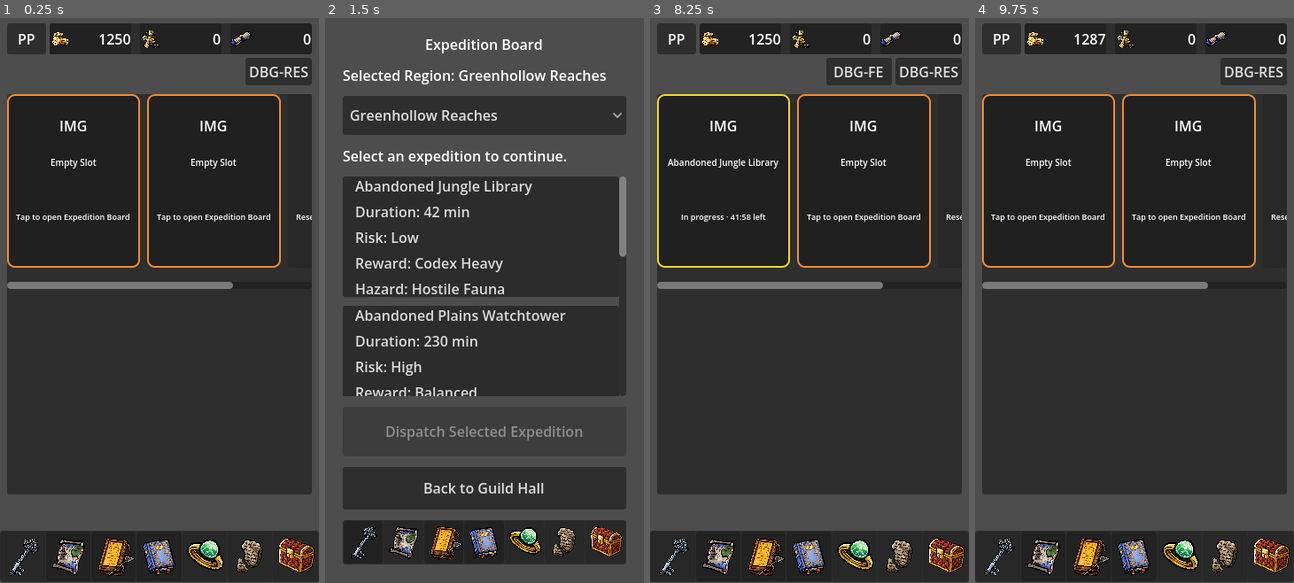
Above: before the commit, frames 1-4 (left to right).
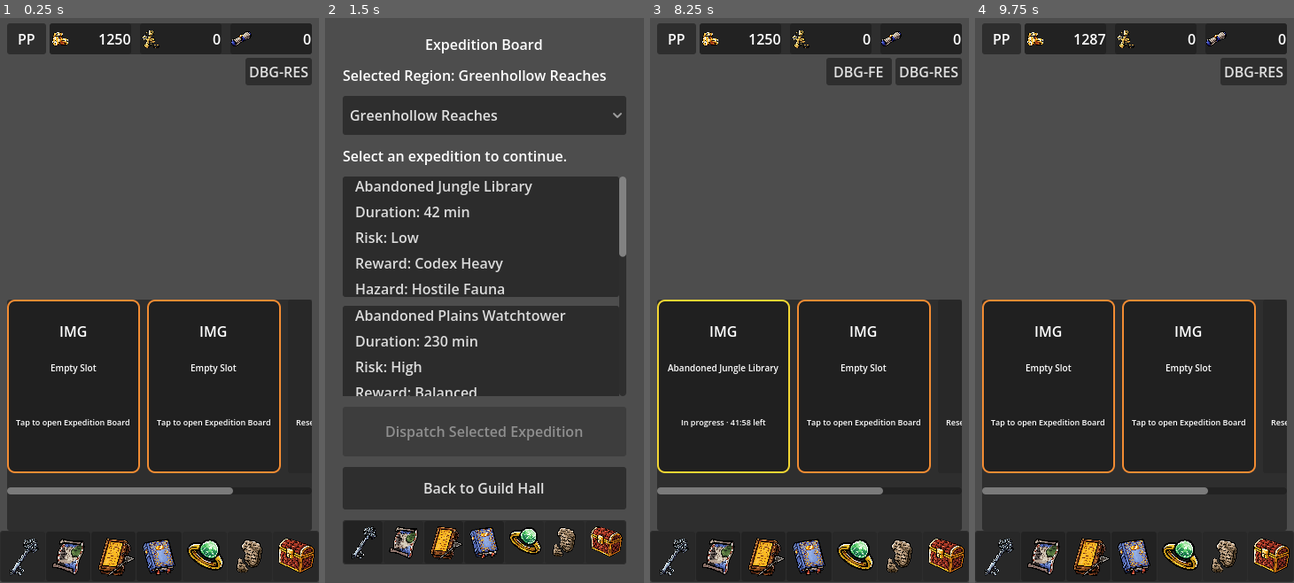
Above: after the commit, the same moments.

Repository: Navandis/expedition-guild-idle
Game: Godot game, scene res://scenes/main/Main.tscn
Same seed, same stepped clock (60 frames per second), same inputs: the game is played once before the commit and once after it.
Inputs (mouse positions are in pixels of both pictures, inside the frame that each line leads up to; where the layout moved, square brackets give the same spot in the first picture):
- Up to frame 1 (0.25 s): no input
- Up to frame 2 (1.5 s): click "DBG-RES" at 0.5 s; click (398, 385) [398, 181] at 1.25 s
- Up to frame 3 (8.25 s): click "Greenhollow Reaches" at 2 s; click (806, 238) at 2.75 s; click (806, 368) at 3.52 s; click (806, 492) at 4.27 s; click (863, 385) [863, 181] at 5 s; click (806, 238) at 5.77 s; click "Dispatch Selected Expedition" at 6.5 s; click "Confirm Dispatch" at 7.25 s; click (688, 543) at 8 s
- Up to frame 4 (9.75 s): click "DBG-FE" at 8.75 s; click "Collect Rewards" at 9.5 s

The runs differ from the first frame. In frame 1, 44% of the frame differs, in the area x 2-98%, y 13-91%; in frame 2, nothing differs; in frame 3, 44%; in frame 4, 44%.
Error after the commit: Invalid access to property or key 'position' on a base object of type 'Nil'. (res://scripts/ui/GuildHallController.gd:123)

Commit message:
Constrain guild hall expedition section to dynamic middle bounds

Diff:
--- a/scripts/ui/GuildHallController.gd
+++ b/scripts/ui/GuildHallController.gd
@@ -48,6 +48,8 @@
 @onready var _slot_one_state_label: Label = $ExpeditionSectionPanel/ExpeditionSectionMargin/ExpeditionSectionColumn/ExpeditionSlotsScroller/ExpeditionSlotsRow/SlotOneCard/Margin/Content/SlotOneStateLabel
 @onready var _slot_two_name_label: Label = $ExpeditionSectionPanel/ExpeditionSectionMargin/ExpeditionSectionColumn/ExpeditionSlotsScroller/ExpeditionSlotsRow/SlotTwoCard/Margin/Content/SlotTwoNameLabel
 @onready var _slot_two_state_label: Label = $ExpeditionSectionPanel/ExpeditionSectionMargin/ExpeditionSectionColumn/ExpeditionSlotsScroller/ExpeditionSlotsRow/SlotTwoCard/Margin/Content/SlotTwoStateLabel
+@onready var _expedition_section_panel: PanelContainer = $ExpeditionSectionPanel
+@onready var _bottom_nav_safe: MarginContainer = $BottomNavSafe
 @onready var _bottom_nav: BottomNavBar = $BottomNavSafe/BottomNavBar
 
 var _expedition_manager: ExpeditionManager
@@ -59,6 +61,8 @@
 var _slot_is_empty: Array[bool] = [true, true]
 var _slot_visual_states: Array[String] = ["", ""]
 var _cached_slot_styles: Dictionary = {}
+var _expedition_offset_left := 0.0
+var _expedition_offset_right := 0.0
 
 
 func _ready() -> void:
@@ -74,6 +78,16 @@
 	_bottom_nav.set_current_screen(BottomNavBar.TARGET_GUILD_HALL)
 	_bottom_nav.navigate_requested.connect(_on_bottom_nav_requested)
 	_build_cached_slot_styles()
+	# Preserve scene-authored horizontal padding so this script only owns vertical
+	# bounds for the middle section.
+	_expedition_offset_left = _expedition_section_panel.offset_left
+	_expedition_offset_right = _expedition_section_panel.offset_right
+	# Layout is updated at resize/layout events instead of in _process(). This keeps
+	# the middle section stable and avoids per-frame layout churn.
+	resized.connect(_on_layout_changed)
+	_bottom_nav_safe.resized.connect(_on_layout_changed)
+	# Defer the first pass so all Control nodes have their final initial size.
+	call_deferred("_update_expedition_section_layout")
 	# Polling each frame is acceptable for this prototype-sized status block.
 	set_process(true)
 	_refresh_resource_labels()
@@ -82,6 +96,43 @@
 
 func _process(_delta: float) -> void:
 	_refresh_active_status()
+
+
+func _notification(what: int) -> void:
+	if what == NOTIFICATION_THEME_CHANGED:
+		# Theme/safe-area adjustments can move BottomNavSafe without a gameplay event.
+		# Recompute the bounded expedition area at this safe layout point.
+		_update_expedition_section_layout()
+
+
+func _on_layout_changed() -> void:
+	_update_expedition_section_layout()
+
+
+func _update_expedition_section_layout() -> void:
+	# Coordinate-space note:
+	# - GuildHall (self), ExpeditionSectionPanel, and BottomNavSafe share the same
+	#   parent/local space, so we use local positions/sizes directly.
+	# - This avoids fragile global/local mixing and keeps math robust if hierarchy
+	#   internals change but these nodes remain siblings.
+	var parent_height := size.y
+	if parent_height <= 0.0:
+		return
+
+	var midpoint_y := parent_height * 0.5
+	var bottom_nav_top_y := _bottom_nav_safe.position.y
+	var bounded_height := max(0.0, bottom_nav_top_y - midpoint_y)
+
+	# Keep horizontal behavior from the scene, but drive vertical bounds explicitly:
+	# top = viewport midpoint, bottom = top edge of BottomNavSafe.
+	_expedition_section_panel.anchor_left = 0.0
+	_expedition_section_panel.anchor_right = 1.0
+	_expedition_section_panel.offset_left = _expedition_offset_left
+	_expedition_section_panel.offset_right = _expedition_offset_right
+	_expedition_section_panel.anchor_top = 0.0
+	_expedition_section_panel.anchor_bottom = 0.0
+	_expedition_section_panel.offset_top = midpoint_y
+	_expedition_section_panel.offset_bottom = midpoint_y + bounded_height
 
 
 func set_expedition_manager(expedition_manager: ExpeditionManager) -> void:
